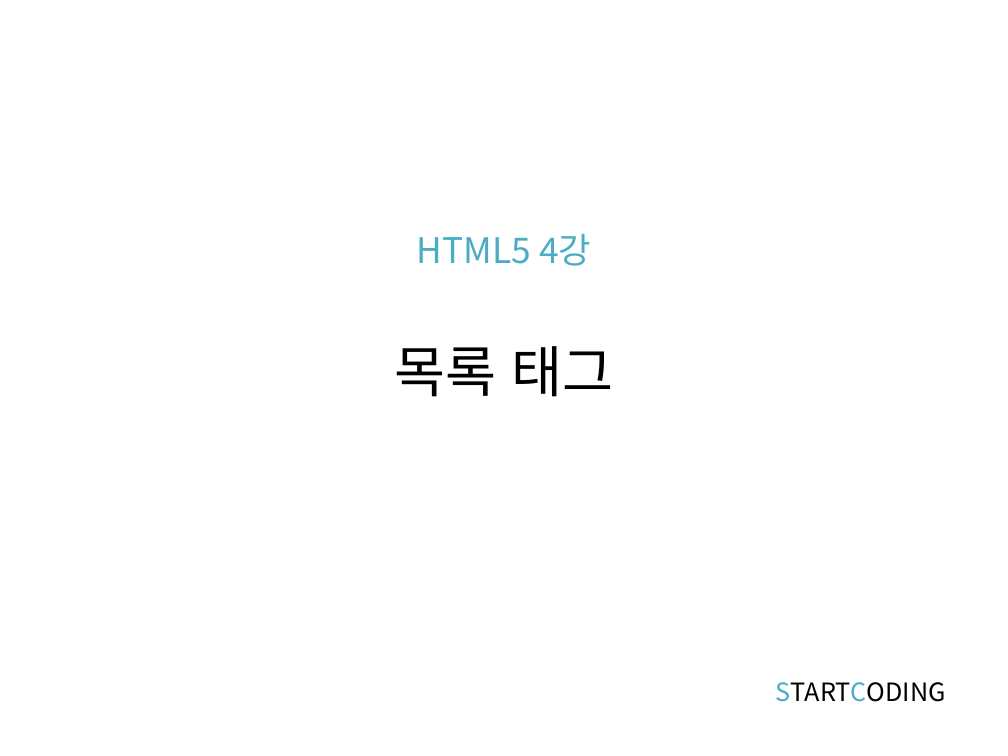
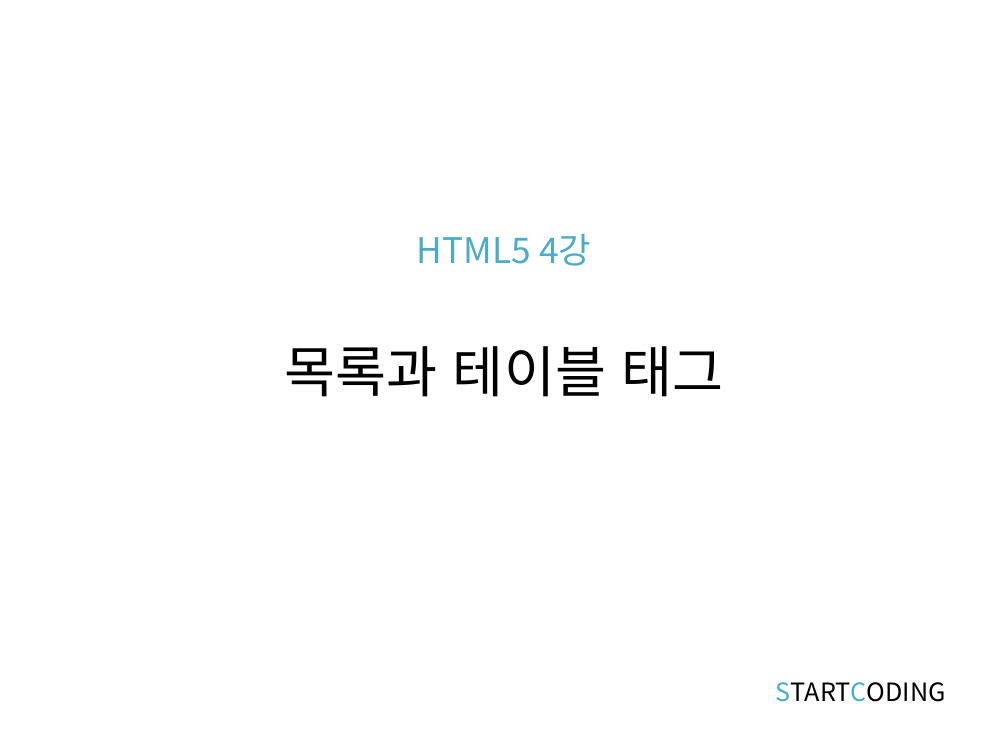
Before and after one commit to kwonkijun/web, a slide deck: slide 1 of 프론트엔드기초(PPT)/HTML5 4강_목록태그.pptx. Drawn at 1008x756 pixels with LibreOffice and Linux fonts; fonts in the diff are those of the drawing. Boxes give left, top, right and bottom in pixels: in the first picture for what was removed or moved away, otherwise in the second. Text is boxed around its words. In the diff, an @@ line names an element or a change of style, - is before the commit and + after.

```diff
--- a/프론트엔드기초(PPT)/HTML5 4강_목록태그.pptx
+++ b/프론트엔드기초(PPT)/HTML5 4강_목록태그.pptx
@@ title at (284,234,724,397): text changed; size 25.2 to 39.6 pt; text colour #4BACC6 to #000000 @@
-HTML5 4강
-목록 태그
+HTML5 4강
+목록과 테이블 태그
```
Also in this commit, not shown: 3 slides added, 30 other files.
